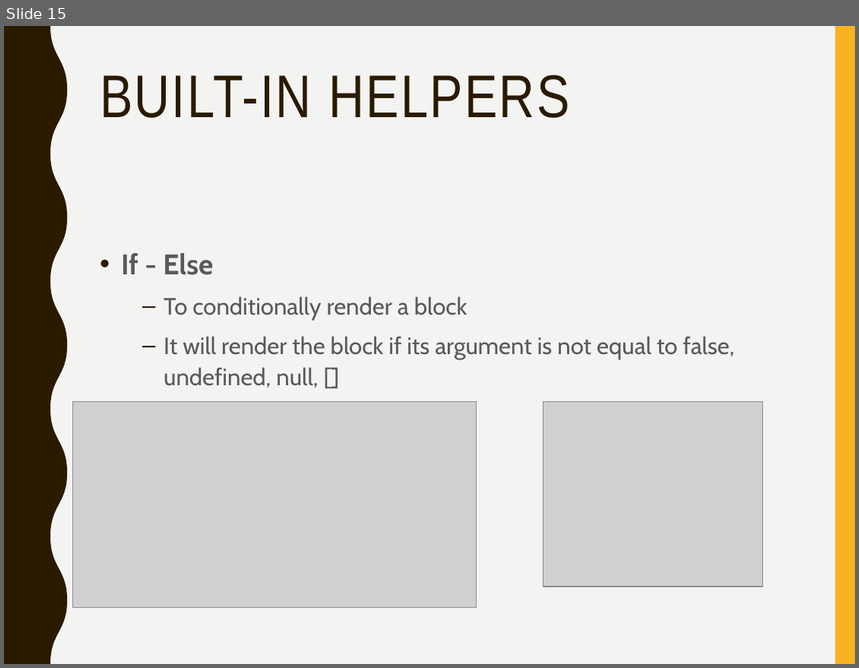
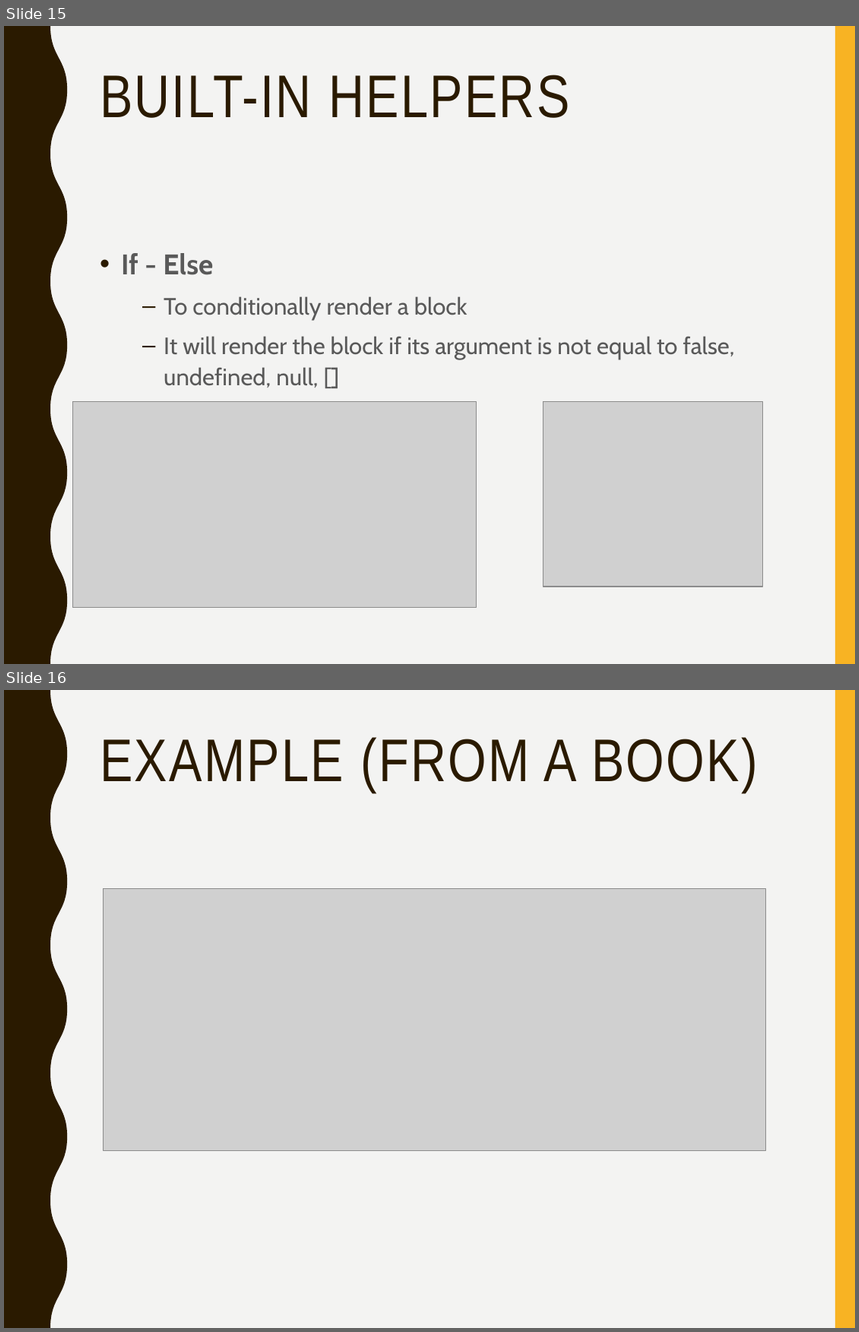
Before and after one commit to mlyngweb1/Website-Development-2-src, a slide deck: topic-09-Handlebars-1/talk-1/talk-1.pptx. Shown one above the other, each under a label of ours: slide 15 before the commit, slides 15 and 16 after it. The pictures are 859x668 and 859x1332 pixels, drawn with LibreOffice and Linux fonts; fonts in the diff are those of the drawing; grey boxes stand for pictures. Boxes give left, top, right and bottom in pixels: in the first picture for what was removed or moved away, otherwise in the second. Text is boxed around its words. In the diff, an @@ line names an element or a change of style, - is before the commit and + after.

```diff
--- a/topic-09-Handlebars-1/talk-1/talk-1.pptx
+++ b/topic-09-Handlebars-1/talk-1/talk-1.pptx
@@ slide 16 added at (4,690,855,1328), background #F3F3F2; not listed: 2 template elements that a slide beside it also shows @@
@@ title added at (100,737,758,793), 51 pt, text #2A1A00 @@
+EXAMPLE (FROM A BOOK)
@@ picture added at (104,888,766,1151) @@
```
Also in this commit, not shown: 2 slides changed, 1 other slide added, 2 other files.
